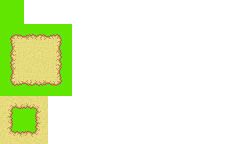
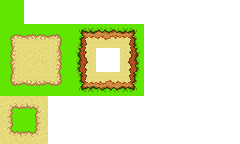
Before/after of a 240px x 144px layered artwork. What changed in the layer stack:
added layer "Cliff wall top left corner" above "Cliff wall top side" over [72, 24, 96, 48]
added layer "Cliff wall top side" above "Cliff wall right corner" over [96, 24, 120, 48]
added layer "Cliff wall right corner" above "Cliff wall dark left side" over [120, 24, 144, 48]
added layer "Cliff wall dark left side" above "Cliff wall dark right side" over [72, 48, 96, 72]
added layer "Cliff wall dark right side" above "Cliff wall bot left corner" over [120, 48, 144, 72]
added layer "Cliff wall bot left corner" above "Cliff wall bottom side" over [72, 72, 96, 96]
added layer "Cliff wall bottom side" above "Cliff wall bot right corner" over [96, 72, 120, 96]
added layer "Cliff wall bot right corner" above "Grass top left inner corner" over [120, 72, 144, 96]
